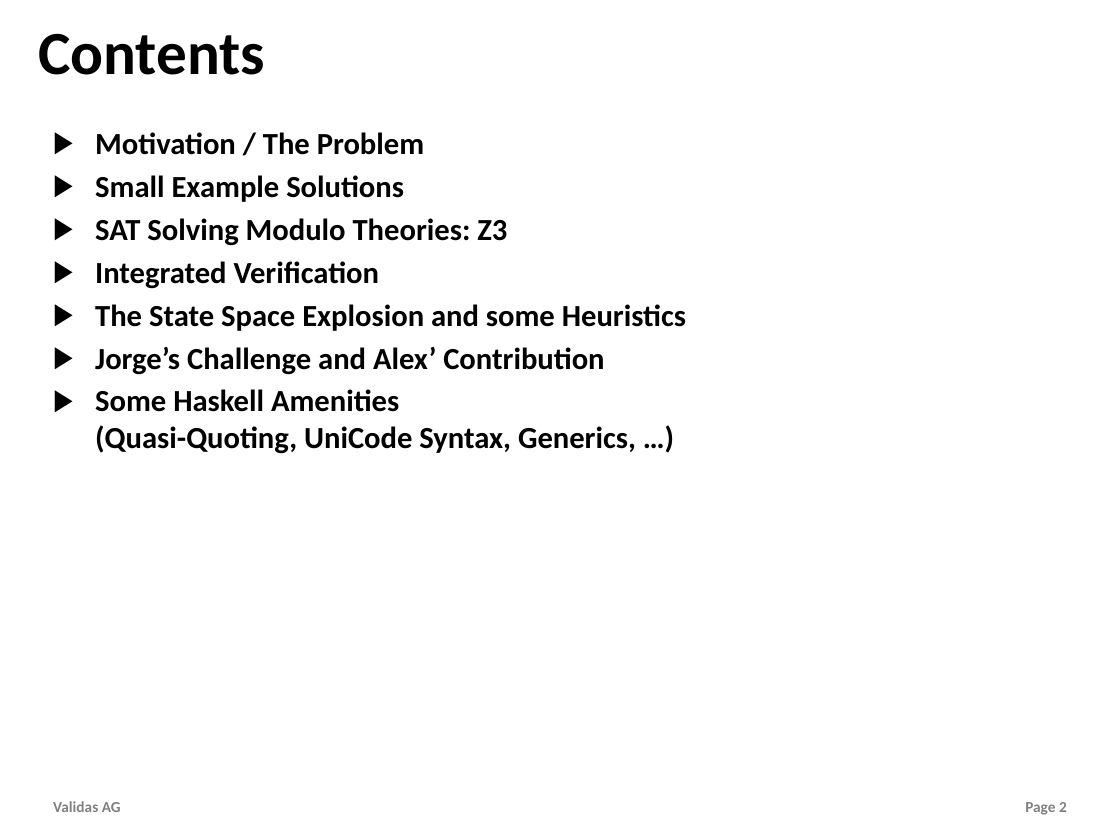
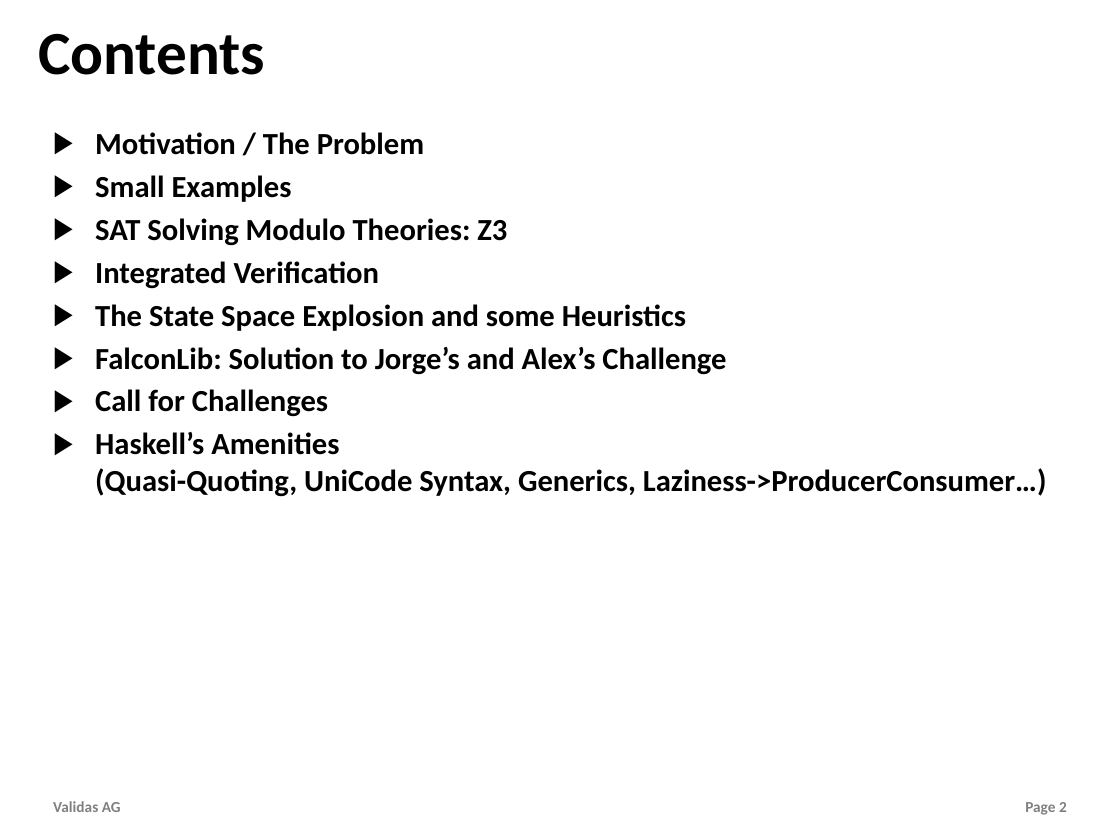
Before and after one commit to theoremprover/tvg, a slide deck: slide 2 of Vortraege/TestVectorGenerator.pptx. Drawn at 1120x840 pixels with LibreOffice and Linux fonts; fonts in the diff are those of the drawing; background and template pictures are left out. Boxes give left, top, right and bottom in pixels: in the first picture for what was removed or moved away, otherwise in the second. Text is boxed around its words. In the diff, an @@ line names an element or a change of style, - is before the commit and + after.

```diff
--- a/Vortraege/TestVectorGenerator.pptx
+++ b/Vortraege/TestVectorGenerator.pptx
@@ text at (95,175,292,202): text changed @@
-▶ Small Example Solutions
+▶ Small Examples
@@ text at (95,347,1047,497): text changed @@
-▶ Jorge’s Challenge and Alex’ Contribution
-▶ Some Haskell Amenities
-  (Quasi-Quoting, UniCode Syntax, Generics, …)
+▶ FalconLib: Solution to Jorge’s and Alex’s Challenge
+▶ Call for Challenges
+▶ Haskell’s Amenities
+  (Quasi-Quoting, UniCode Syntax, Generics, Laziness->ProducerConsumer…)
```
Also in this commit, not shown: 2 other slides changed, 2 slides added, 2 slides removed, 1 other file.
